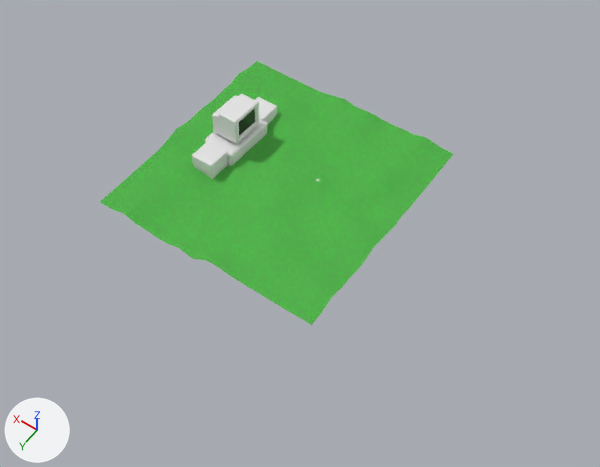
The Blender file GrassWorld.blend as it was, and as the next commit left it.
Camera for both pictures: a 50 mm lens placed at (-111.9, 130.6, 213.6), pointed at (-11.4, -10.2, -7.6). Arrows for +X, +Y and +Z are at lower left; the lights stay in place.
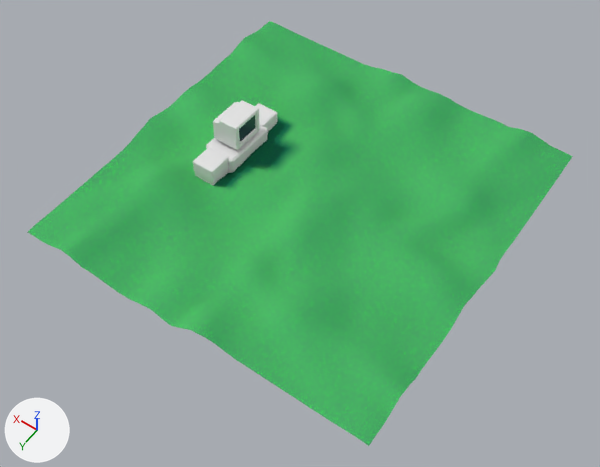
Commit message: More world stuff

Where the newer file only moved an object's origin or applied its transform, the numbers keep the older frame.

Where the change shows, as pixel boxes [x1, y1, x2, y2] in the pictures (600 x 467 px):
'Grassplane', surface changed, mesh rescaled (54% wider, 61% taller)
    before: [100, 61, 453, 325]
    after: [28, 21, 573, 446]
'Cube.001', moved
    before: [212, 94, 259, 144]
    after: [213, 100, 259, 150]
'Cube', moved
    before: [205, 119, 268, 166]
    after: [206, 125, 268, 173]
'Cube.003', moved
    before: [192, 141, 228, 179]
    after: [193, 147, 229, 185]
'Cube.004', moved
    before: [255, 97, 277, 124]
    after: [255, 103, 277, 132]

Edits to the bpy script that builds the scene:
```text
Add img_grassyfield:
    img_grassyfield = load_image('GrassyField', 'GrassyField.png', 1024, 1024, 'sRGB')
Change mat_grassyhills:
    remove # nodes: BsdfPrincipled, OutputMaterial, TexNoise, ValToRGB
    remove # colours: green #58a752, green #16ff00
    nodes: BsdfPrincipled, OutputMaterial, TexImage
    uses the picture img_grassyfield
Change me_plane_002:
    where me_plane_002.from_pydata(...)  # 1089 vertices, 1024 faces; spans x -25.0..8.7, y -25.0..8.6, z -0.9..0.9
    used by ob_grassplane; location = (-16.4, -0.4, 0.6); rotation_euler = (0.0, 0.0, 1.571), in degrees (0, 0, 90); scale = (2.62, 2.62, 2.62)
    me_plane_002 part 1: the whole mesh is scaled about its middle by 1.54, then moved by (-0.9, 4.0, -1.0)
Change ob_cube:
    ob_cube.location: (27.9, -26.6, 2.4) -> (27.9, -26.6, -0.7)
Change ob_cube_001:
    ob_cube_001.location: (26.4, -26.9, 11.5) -> (26.4, -26.9, 8.4)
Change ob_cube_003:
    ob_cube_003.location: (28.0, -12.2, 3.5) -> (28.0, -12.2, 0.4)
Change ob_cube_004:
    ob_cube_004.location: (28.0, -40.6, 2.5) -> (28.0, -40.6, -0.6)
```
